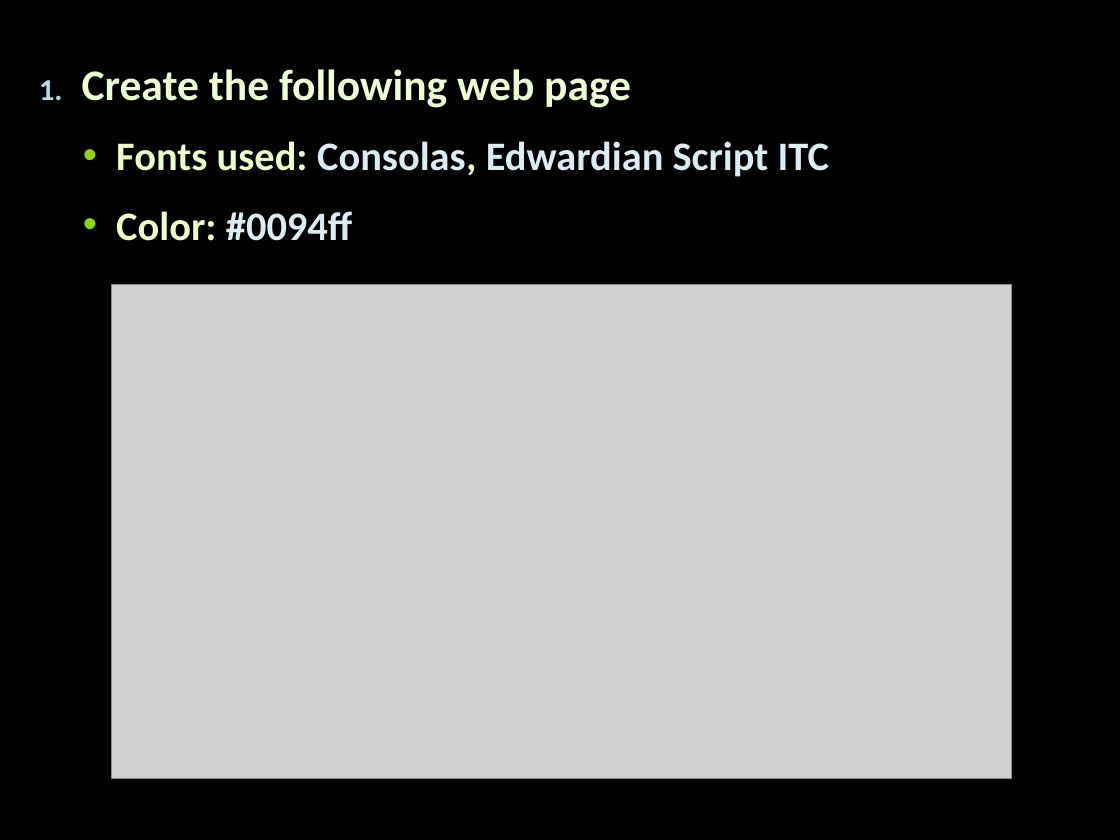
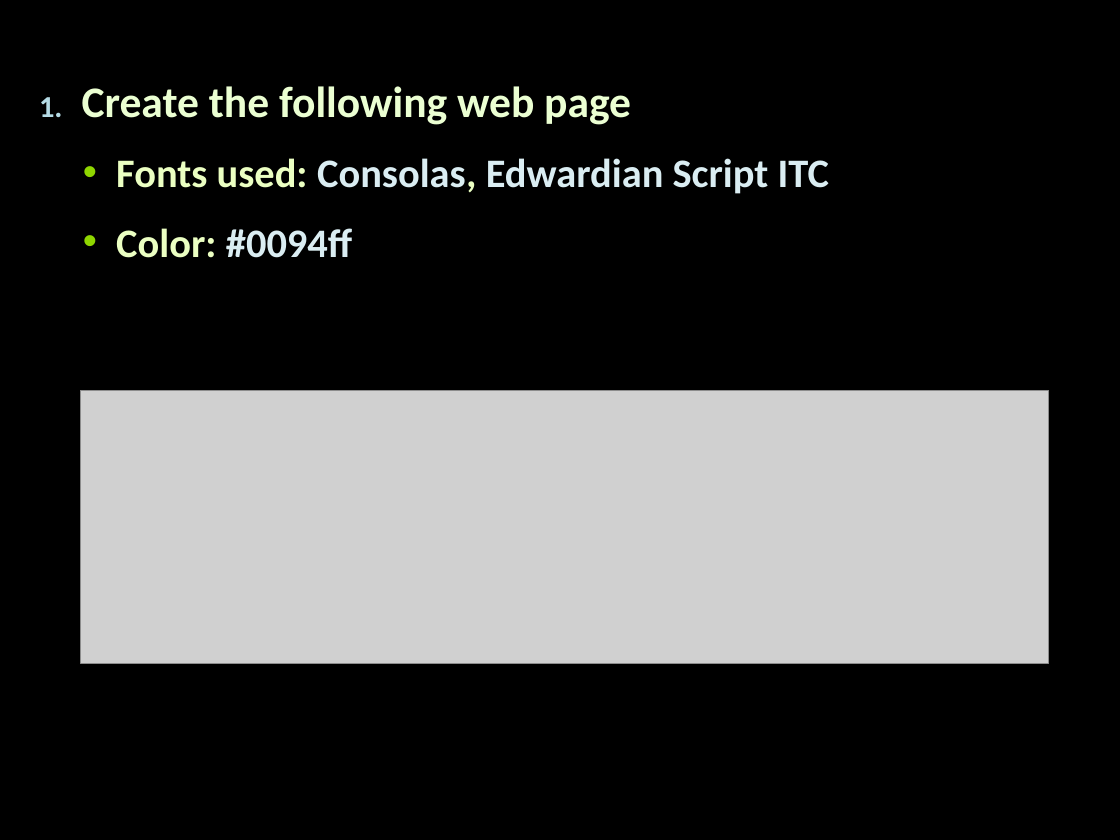
Before and after one commit to Termininja/TelerikAcademy, a slide deck: slide 1 of Web Design/CSS/2. Presentation/Presentation.pptx. Drawn at 1120x840 pixels with LibreOffice and Linux fonts; fonts in the diff are those of the drawing; grey boxes stand for pictures. Boxes give left, top, right and bottom in pixels: in the first picture for what was removed or moved away, otherwise in the second. Text is boxed around its words. In the diff, an @@ line names an element or a change of style, - is before the commit and + after.

```diff
--- a/Web Design/CSS/2. Presentation/Presentation.pptx
+++ b/Web Design/CSS/2. Presentation/Presentation.pptx
@@ text "Create the following web page" moved from (x1=82, y1=69, x2=829, y2=241) to (x1=82, y1=86, x2=829, y2=258) @@
@@ picture resized from (x1=112, y1=284, x2=1012, y2=778) to (x1=81, y1=390, x2=1048, y2=663) @@
```
Also in this commit, not shown: 1 other slide changed, 1 slide removed, 33 other files.
